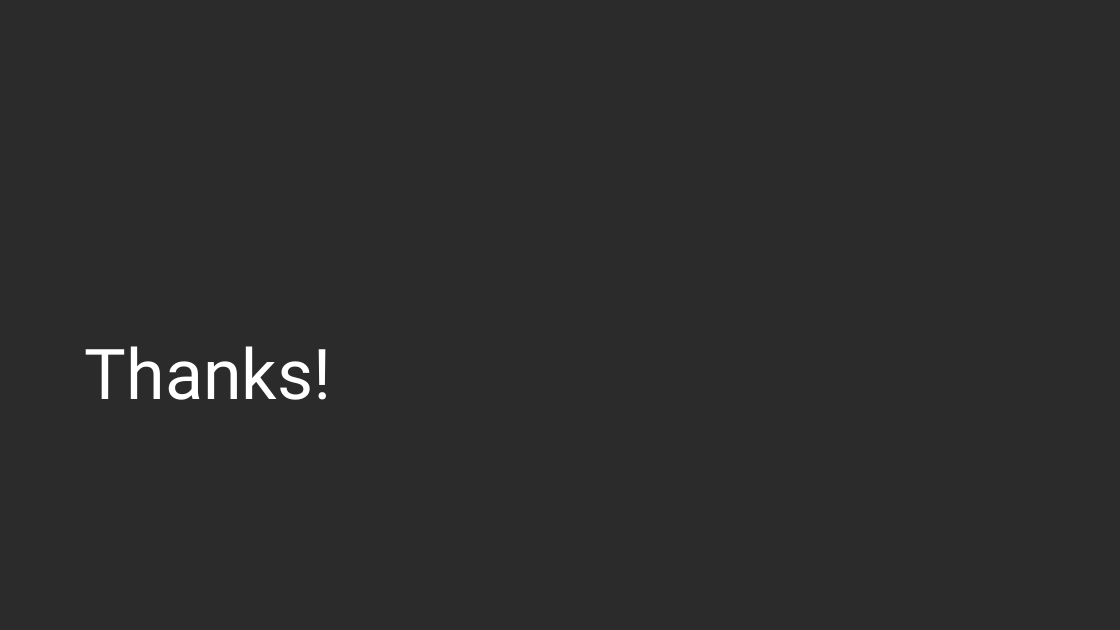
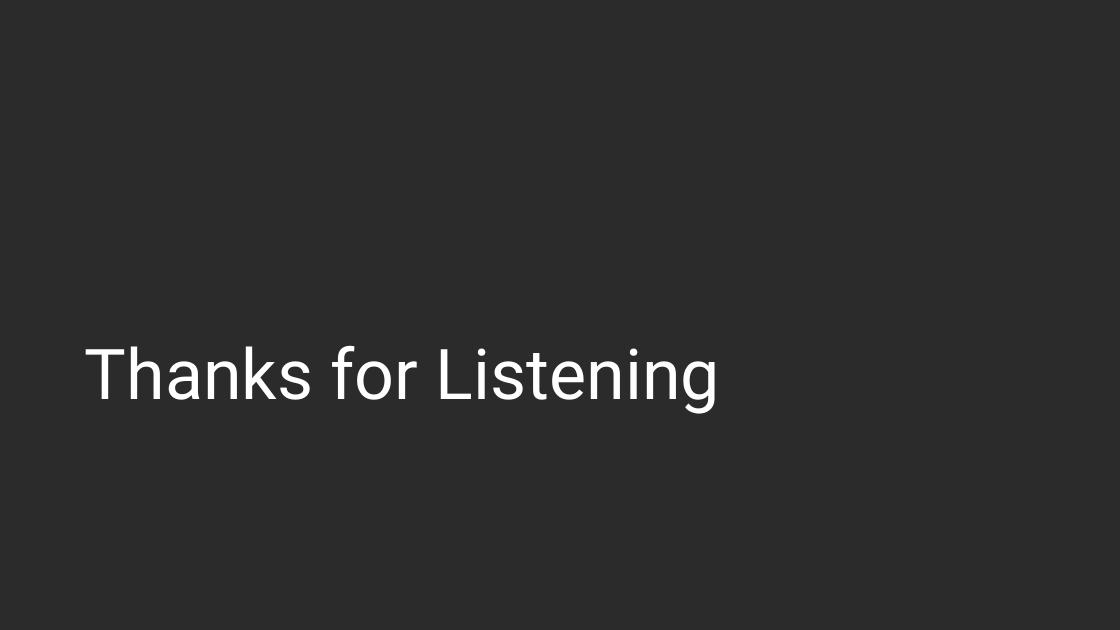
Before and after one commit to hydrop423/TCA-Project-Part1, a slide deck: slide 18 of Ryan Yuan TCA Part 1.pptx (slide 55 before the commit). Drawn at 1120x630 pixels with LibreOffice and Linux fonts; fonts in the diff are those of the drawing; background and template pictures are left out; a plain dark background stands for a picture behind light text. Boxes give left, top, right and bottom in pixels: in the first picture for what was removed or moved away, otherwise in the second. Text is boxed around its words. In the diff, an @@ line names an element or a change of style, - is before the commit and + after.

```diff
--- a/Ryan Yuan TCA Part 1.pptx
+++ b/Ryan Yuan TCA Part 1.pptx
@@ title at [85, 346, 720, 414]: text changed @@
-Thanks!
+Thanks for Listening
```
Also in this commit, not shown: 2 other slides changed, 15 slides added, 52 slides removed, 4 other files.
